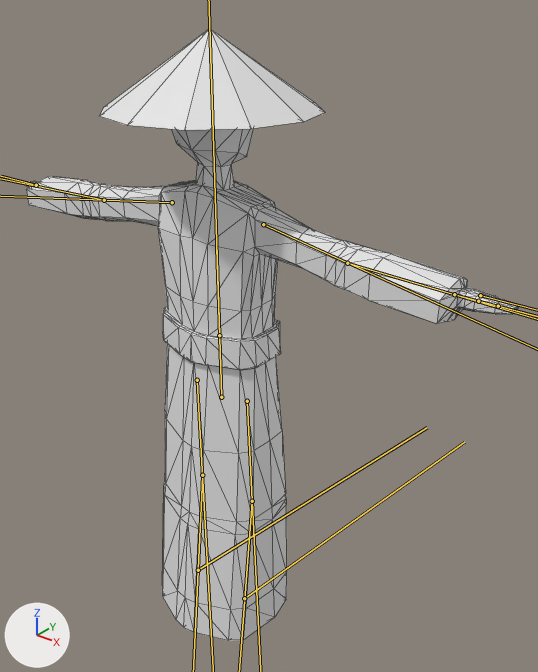
The glTF model res/models/samurai.glb, before and after one commit.
Both versions are drawn from a 50 mm lens placed at (1.4, -1.509, 2.019), pointed at (0.002, 0.238, 0.936). The lights are fixed; the arrows at lower left show +X, +Y and +Z. The bones that change are drawn over the model as lines. Mesh edges are drawn as thin lines.

In view in the first picture: 'samurai'.
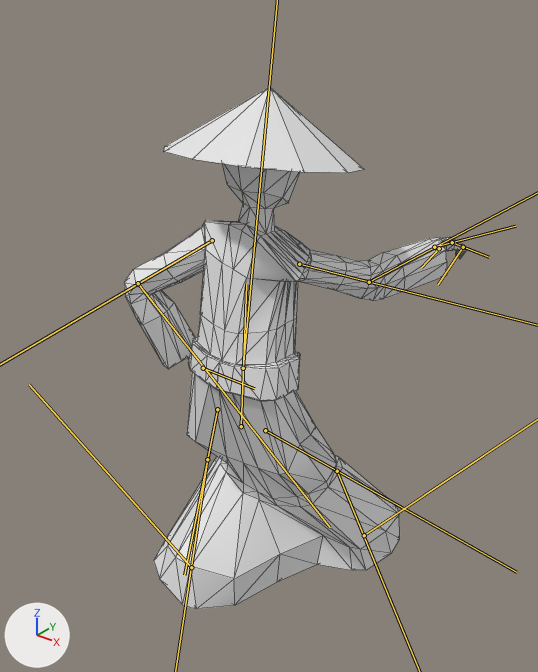
The newer file adds an action. The first version stands in its rest pose; the second is drawn at frame 1 of the action 'Sheath'.

Location of each change, [x1, y1, x2, y2] in pixels of the pictures (538 x 672 px):
'samurai', posed (31% narrower, 15% shorter)
    before: [25, 28, 519, 641]
    after: [124, 87, 467, 609]
bone 'Hip', root to tip
    before: (221, 397) to (216, 246)
    after: (241, 426) to (246, 284)
bone 'Fingers.L', root to tip
    before: (36, 185) to (1, 176)
    after: (203, 368) to (254, 388)
bone 'Foot.L', root to tip
    before: (198, 570) to (427, 427)
    after: (191, 567) to (29, 384)

What the commit changed:
Bone 'Hip' (bone_hip) moves from (0.0, 0.0, 0.0) to (0.0, -0.72, 0.42).
Bone 'Hip' (bone_hip) turns from (0, 0, 0) to (4, 0, 0) degrees about its own x, y and z.
Bone 'Chest' (bone_chest) turns from (0, 0, 0) to (4, 0, 0) degrees about its own x, y and z.
Bone 'UpperArm.L' (bone_upperarm_l) turns from (0, 0, 0) to (-26, 20, -42) degrees about its own x, y and z.
Bone 'LowerArm.L' (bone_lowerarm_l) turns from (0, 0, 0) to (66, 28, -38) degrees about its own x, y and z.
Bone 'Fingers.L' (bone_fingers_l) turns from (0, 0, 0) to (17, -19, -55) degrees about its own x, y and z.
Bone 'UpperArm.R' (bone_upperarm_r) turns from (0, 0, 0) to (78, 16, 89) degrees about its own x, y and z.
Bone 'LowerArm.R' (bone_lowerarm_r) turns from (0, 0, 0) to (28, -13, 1) degrees about its own x, y and z.
Bone 'Hand.R' (bone_hand_r) turns from (0, 0, 0) to (6, -75, -30) degrees about its own x, y and z.
Bone 'MidHand.R' (bone_midhand_r) turns from (0, 0, 0) to (0, -7, 38) degrees about its own x, y and z.
Bone 'Fingers.R' (bone_fingers_r) turns from (0, 0, 0) to (4, -2, 92) degrees about its own x, y and z.
Bone 'UpperThumb.R' (bone_upperthumb_r) moves from (0.0, 0.0, 0.0) to (-0.19, -0.01, 0.0).
Bone 'UpperThumb.R' (bone_upperthumb_r) turns from (0, 0, 0) to (54, -40, 27) degrees about its own x, y and z.
Bone 'UpperLeg.L' (bone_upperleg_l) turns from (0, 0, 0) to (22, -32, 13) degrees about its own x, y and z.
Bone 'LowerLeg.L' (bone_lowerleg_l) turns from (0, 0, 0) to (-61, -4, -6) degrees about its own x, y and z.
Bone 'Foot.L' (bone_foot_l) turns from (0, 0, 0) to (-31, -23, -33) degrees about its own x, y and z.
Bone 'UpperLeg.R' (bone_upperleg_r) turns from (0, 0, 0) to (51, 23, 1) degrees about its own x, y and z.
Bone 'LowerLeg.R' (bone_lowerleg_r) turns from (0, 0, 0) to (-18, 0, 2) degrees about its own x, y and z.
Bone 'Foot.R' (bone_foot_r) turns from (0, 0, 0) to (28, 4, -18) degrees about its own x, y and z.
